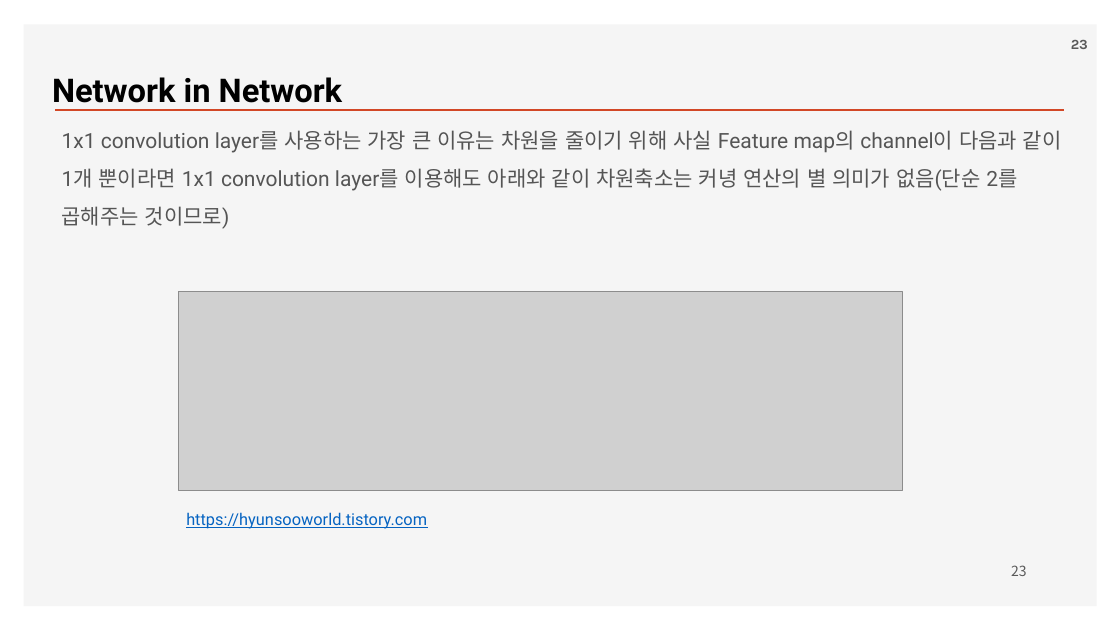
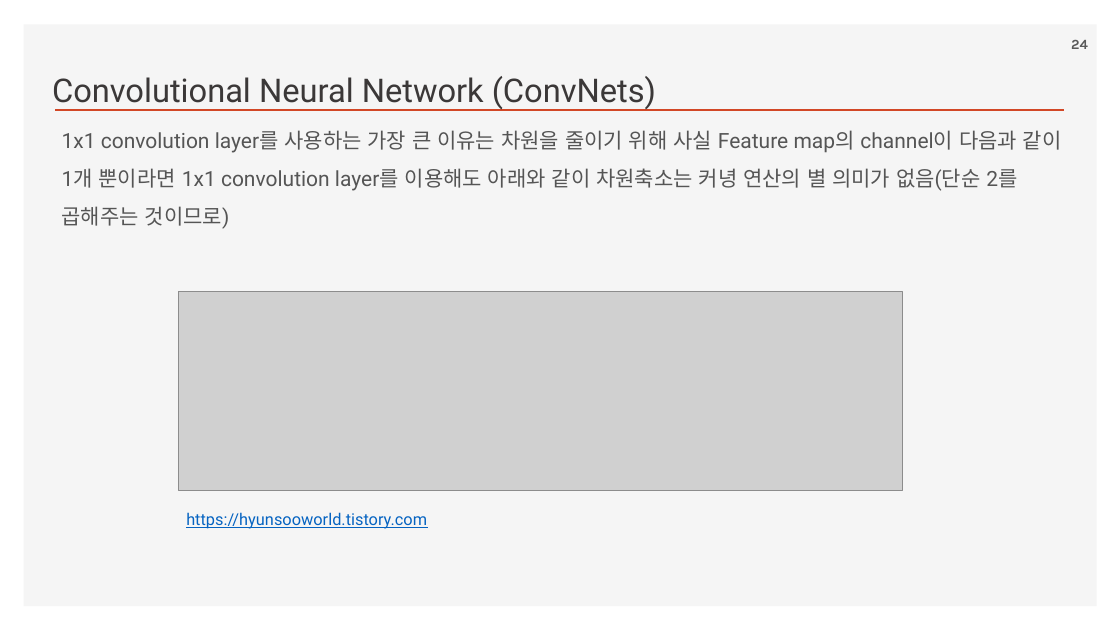
Before and after one commit to ancestor9/2026_Fall_Deep-Learning-with-Python, a slide deck: slide 24 of Chapter 09 ConvNet architecture patterns.pptx (slide 23 before the commit). Drawn at 1120x630 pixels with LibreOffice and Linux fonts; fonts in the diff are those of the drawing; grey boxes stand for pictures; background and template pictures are left out. Boxes give left, top, right and bottom in pixels: in the first picture for what was removed or moved away, otherwise in the second. Text is boxed around its words. In the diff, an @@ line names an element or a change of style, - is before the commit and + after.

```diff
--- a/Chapter 09 ConvNet architecture patterns.pptx
+++ b/Chapter 09 ConvNet architecture patterns.pptx
@@ page number at [1071, 40, 1088, 49]: text changed @@
-23
+24
@@ text at [52, 76, 656, 110]: text changed; text colour #000000 to #3B3838; bold off @@
-Network in Network
+Convolutional Neural Network (ConvNets)
@@ page number removed at [1011, 565, 1027, 576] @@
-23
```
Also in this commit, not shown: 1 other slide changed, 1 slide added.
